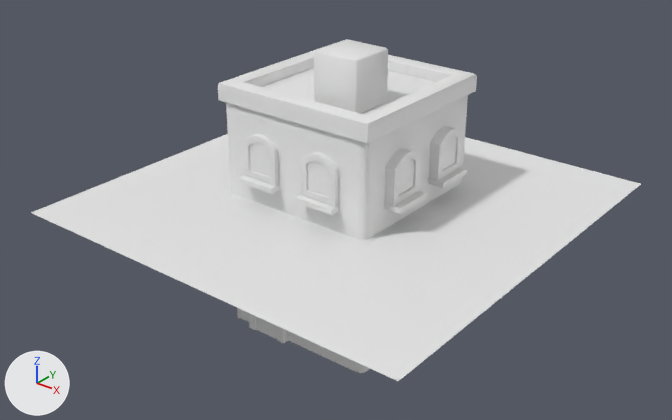
What one commit did to the FBX model Wiseman/Wiseman/Assets/Meshes/Meshes/Assets/appartements1.FBX.
Rendered twice from a 50 mm lens placed at (1.197, -1.533, 0.91), pointed at (-0.009, -0.026, -0.024). The lights are fixed; the arrows at lower left show +X, +Y and +Z. Where no turn or scale is listed for an object, it has been applied to the vertices.

Objects in the first picture: 'Batiment', 'Compteur', 'FenetreCadre00', 'FenetreCadre01', 'FenetreCadre02', 'FenetreCadre03', 'Plane001', 'Toit', 'fenetre06'.
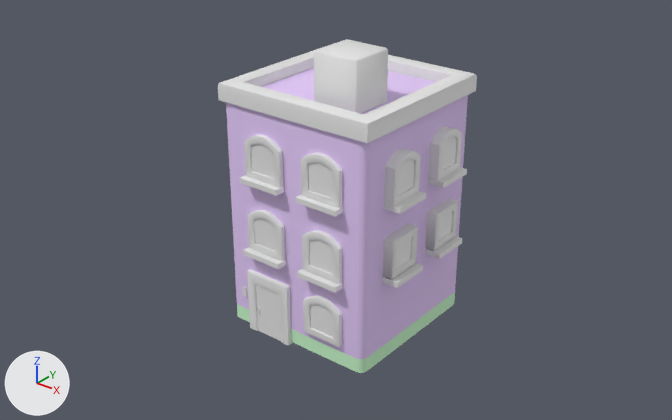
Where the change shows, as pixel boxes [x1, y1, x2, y2] in the pictures (672 x 420 px):
'Plane001', deleted
    before: [31, 134, 641, 381]
'FenetreCadre02', moved, rescaled (11% wider)
    before: [301, 152, 338, 207]
    after: [301, 153, 342, 208]
'FenetreCadre03', moved, rescaled (8% wider)
    before: [243, 134, 279, 186]
    after: [244, 135, 283, 188]
'FenetreCadre010', added
    after: [303, 295, 342, 347]
'fenetre015', added
    after: [310, 305, 333, 337]
part 1 of me_mesh_001, built on
    both: [226, 95, 468, 373]
part 2 of me_mesh_001, recoloured (white to purple)
    both: [229, 68, 435, 142]
'PorteCadre', unchanged, uncovered by the edit
    before: [249, 313, 288, 343]
    after: [247, 269, 292, 345]
'FenetreCadreCarré', unchanged, uncovered by the edit
    after: [383, 223, 418, 279]

Diff of the bpy script that builds the scene:
```diff
--- a/Wiseman/Wiseman/Assets/Meshes/Meshes/Assets/appartements1.FBX.py
+++ b/Wiseman/Wiseman/Assets/Meshes/Meshes/Assets/appartements1.FBX.py
@@ mat_one @@
+mat_one = principled_material('One')
+mat_one.base_color = (0.588, 0.933, 0.604)  # green #caf7cc
+mat_one.roughness = 0.859
@@ mat_two @@
+mat_two = principled_material('Two')
+mat_two.base_color = (0.773, 0.588, 0.945)  # purple #e4caf9
+mat_two.roughness = 0.859
@@ me_mesh_001 @@
 # used by ob_batiment; location = (-0.037, 0.054, -0.359)
-me_mesh_001.from_pydata(...)  # 70 vertices, 67 faces; spans x -0.2..0.2, y -0.2..0.2, z 0.014..0.6
+me_mesh_001.from_pydata(...)  # 84 vertices, 81 faces; spans x -0.2..0.2, y -0.2..0.2, z 0.02..0.6
+# me_mesh_001 part 1
+# 2 vertices are removed from x -0.198..-0.19, y -0.198..0.19, z 0.014
+# 18 faces are deleted
+# 16 new vertices lie (0.0, 0.0, 0.037) away from vertices in x -0.2..0.2, y -0.2..0.2, z 0.02
+# 16 new faces join them, mat_one (green #caf7cc)
+# 16 new faces join them, mat_two (purple #e4caf9)
+# me_mesh_001 part 2: 49 faces spanning x -0.2..0.2, y -0.2..0.2, z 0.58..0.6 switch from no material to mat_two (purple #e4caf9)
+me_mesh_001.materials.append(mat_one)  # green #caf7cc
@@ me_mesh_032 @@
+me_mesh_032.from_pydata(...)  # 136 vertices, 119 faces; spans x -0.0544..0.0502, y -0.0043..0.05, z -0.0707..0.0369
@@ me_mesh_033 @@
+me_mesh_033.from_pydata([(-0.0349, 0.0, -0.0326), (0.0, 0.0, -0.0326), (0.0349, 0.0, -0.0326), (-0.0349, 0.0, 0.0326), (0.0, 0.0, 0.0467), (0.0349, 0.0, 0.0326)], [], [(1, 4, 3, 0), (2, 5, 4, 1)])
@@ ob_fenetrecadre03 @@
 ob_fenetrecadre03 = bpy.data.objects.new('FenetreCadre03', me_mesh_004)
-ob_fenetrecadre03.location = (-0.12, -0.152, 0.133)
+ob_fenetrecadre03.location = (-0.111, -0.152, 0.133)
 ob_fenetrecadre03.rotation_euler = (-3.142, 0.0, 0.0)  # degrees (-180, 0, 0)
-ob_fenetrecadre03.scale = (0.0021, 0.0021, 0.0021)
+ob_fenetrecadre03.scale = (0.00232, 0.0021, 0.0021)
@@ ob_plane001 @@
-ob_plane001 = bpy.data.objects.new('Plane001', me_mesh)
-ob_plane001.location = (0.0, 0.0, 0.0)
@@ ob_fenetrecadre02 @@
 ob_fenetrecadre02 = bpy.data.objects.new('FenetreCadre02', me_mesh_006)
-ob_fenetrecadre02.location = (0.048, -0.152, 0.133)
+ob_fenetrecadre02.location = (0.054, -0.152, 0.133)
 ob_fenetrecadre02.rotation_euler = (-3.142, 0.0, 0.0)  # degrees (-180, 0, 0)
-ob_fenetrecadre02.scale = (0.0021, 0.0021, 0.0021)
+ob_fenetrecadre02.scale = (0.00232, 0.0021, 0.0021)
@@ ob_fenetrecadre010 @@
+ob_fenetrecadre010 = bpy.data.objects.new('FenetreCadre010', me_mesh_032)
+ob_fenetrecadre010.location = (0.054, -0.152, -0.214)
@@ ob_fenetre015 @@
+ob_fenetre015 = bpy.data.objects.new('fenetre015', me_mesh_033)
+ob_fenetre015.location = (0.053, -0.153, -0.237)
```
